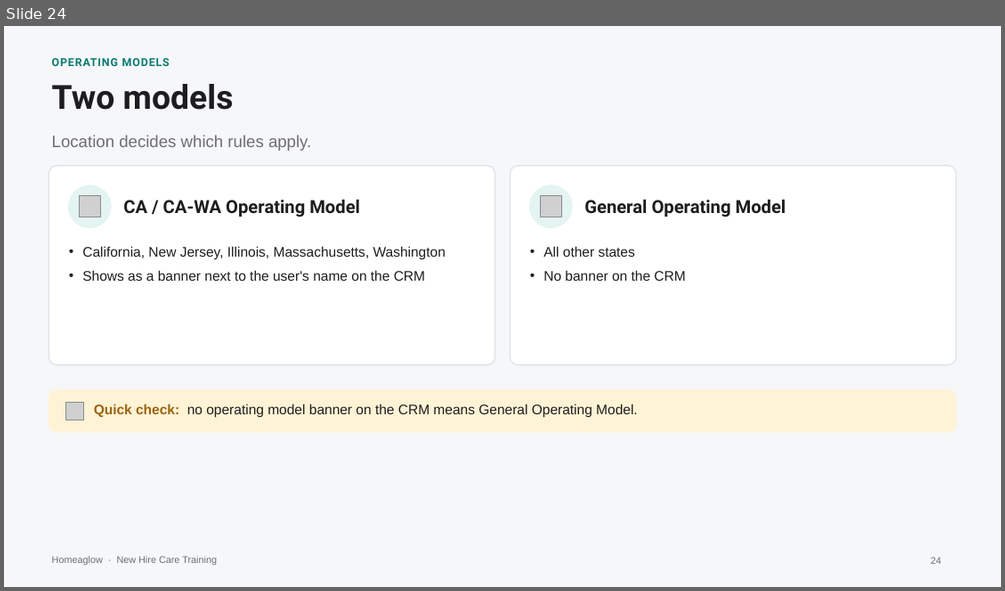
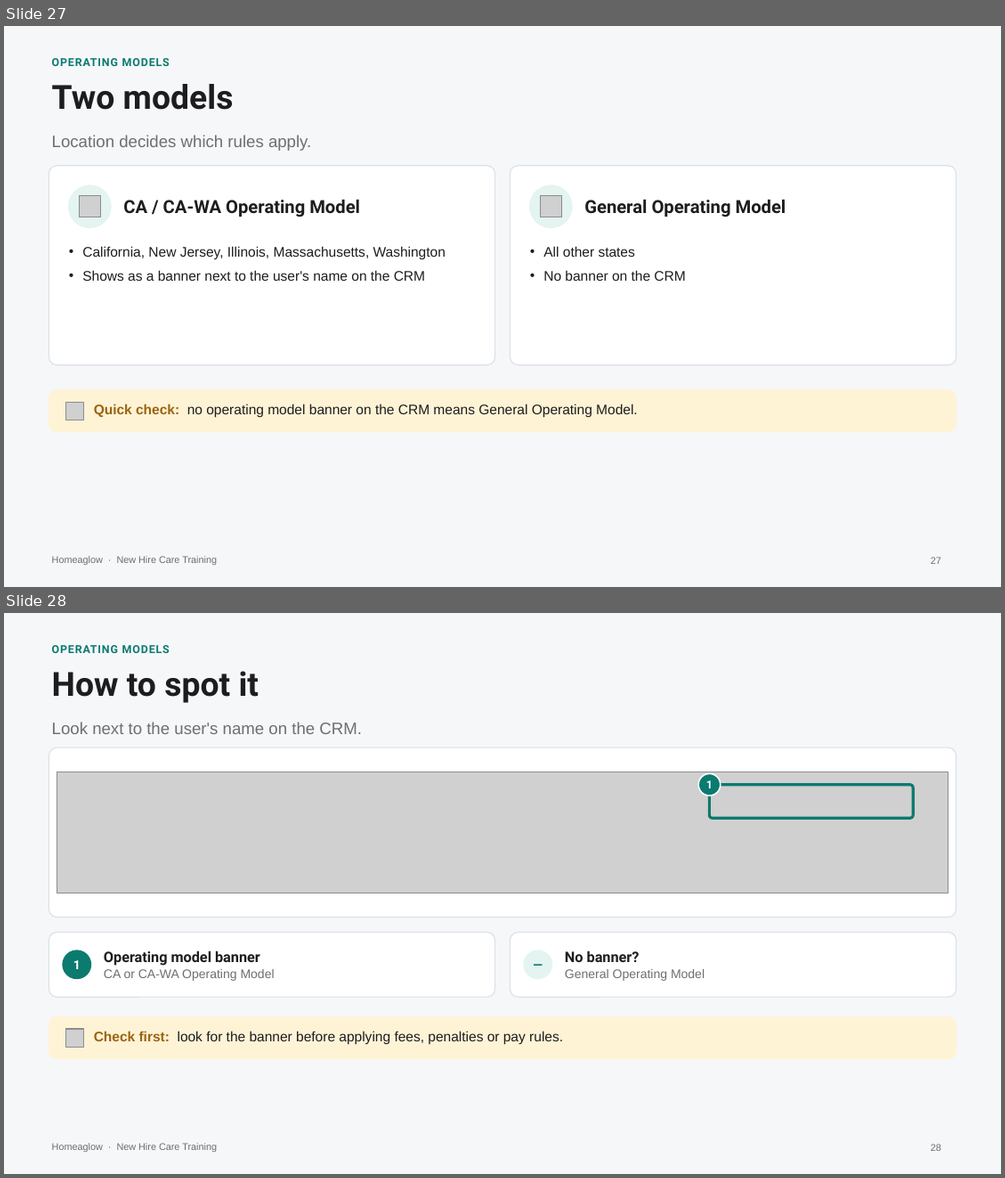
Before and after one commit to anjulimichelle/training, a slide deck: cleaner-foundations/cleaner-foundations-cp-crm.pptx. Shown one above the other, each under a label of ours: slide 24 before the commit, slides 27 and 28 after it. The pictures are 1005x591 and 1005x1178 pixels, drawn with LibreOffice and Linux fonts; fonts in the diff are those of the drawing; grey boxes stand for pictures. Boxes give left, top, right and bottom in pixels: in the first picture for what was removed or moved away, otherwise in the second. Text is boxed around its words. In the diff, an @@ line names an element or a change of style, - is before the commit and + after.

```diff
--- a/cleaner-foundations/cleaner-foundations-cp-crm.pptx
+++ b/cleaner-foundations/cleaner-foundations-cp-crm.pptx
@@ slide 28 added at (x1=4, y1=613, x2=1001, y2=1174), background #F6F7F9; not listed: 1 template element that a slide beside it also shows @@
@@ text added at (x1=52, y1=645, x2=170, y2=653), 8 pt, text #0B7A6F, bold @@
+OPERATING MODELS
@@ text added at (x1=52, y1=671, x2=259, y2=703), 24 pt, text #1D1D1F, bold @@
+How to spot it
@@ text added at (x1=52, y1=722, x2=362, y2=734), 12 pt, text #6E6E73 @@
+Look next to the user's name on the CRM.
@@ rounded rectangle added at (x1=48, y1=747, x2=956, y2=917), fill #FFFFFF, outline #DCE1E7 0.75 pt @@
@@ picture added at (x1=57, y1=771, x2=948, y2=892) @@
@@ ellipse added at (x1=699, y1=773, x2=720, y2=795), fill #0B7A6F, outline #FFFFFF 1 pt @@
@@ text added at (x1=706, y1=780, x2=712, y2=788), 8 pt, text #FFFFFF, bold @@
+1
@@ rounded rectangle added at (x1=710, y1=785, x2=913, y2=819), outline #0B7A6F 2 pt @@
@@ rounded rectangle added at (x1=48, y1=932, x2=494, y2=997), fill #FFFFFF, outline #DCE1E7 0.75 pt @@
@@ rounded rectangle added at (x1=510, y1=932, x2=956, y2=997), fill #FFFFFF, outline #DCE1E7 0.75 pt @@
@@ ellipse added at (x1=63, y1=950, x2=90, y2=978), fill #0B7A6F, outline #0B7A6F 1 pt @@
@@ text added at (x1=104, y1=950, x2=275, y2=981), 9 pt, text #6E6E73 @@
+Operating model banner
+CA or CA-WA Operating Model
@@ ellipse added at (x1=524, y1=950, x2=551, y2=978), fill #E3F4F1, outline #E3F4F1 1 pt @@
@@ text added at (x1=524, y1=950, x2=551, y2=978), 9 pt, text #0B7A6F, bold @@
+—
@@ text added at (x1=565, y1=950, x2=704, y2=981), 9 pt, text #6E6E73 @@
+No banner?
+General Operating Model
@@ text added at (x1=73, y1=960, x2=81, y2=969), 9 pt, text #FFFFFF, bold @@
+1
@@ rounded rectangle added at (x1=48, y1=1017, x2=956, y2=1059), fill #FFF3D6, outline #FFF3D6 0.75 pt @@
@@ picture added at (x1=65, y1=1029, x2=84, y2=1046) @@
@@ text added at (x1=94, y1=1030, x2=563, y2=1044), 10 pt, text #1D1D1F @@
+Check first: look for the banner before applying fees, penalties or pay rules.
@@ page number added at (x1=930, y1=1143, x2=941, y2=1151), 7 pt, text #6E6E73 @@
+28
@@ what was slide 24 is now slide 27 @@
@@ page number at (x1=930, y1=556, x2=941, y2=564): text changed @@
-24
+27
```
Also in this commit, not shown: 4 other slides added, 7 other files.
